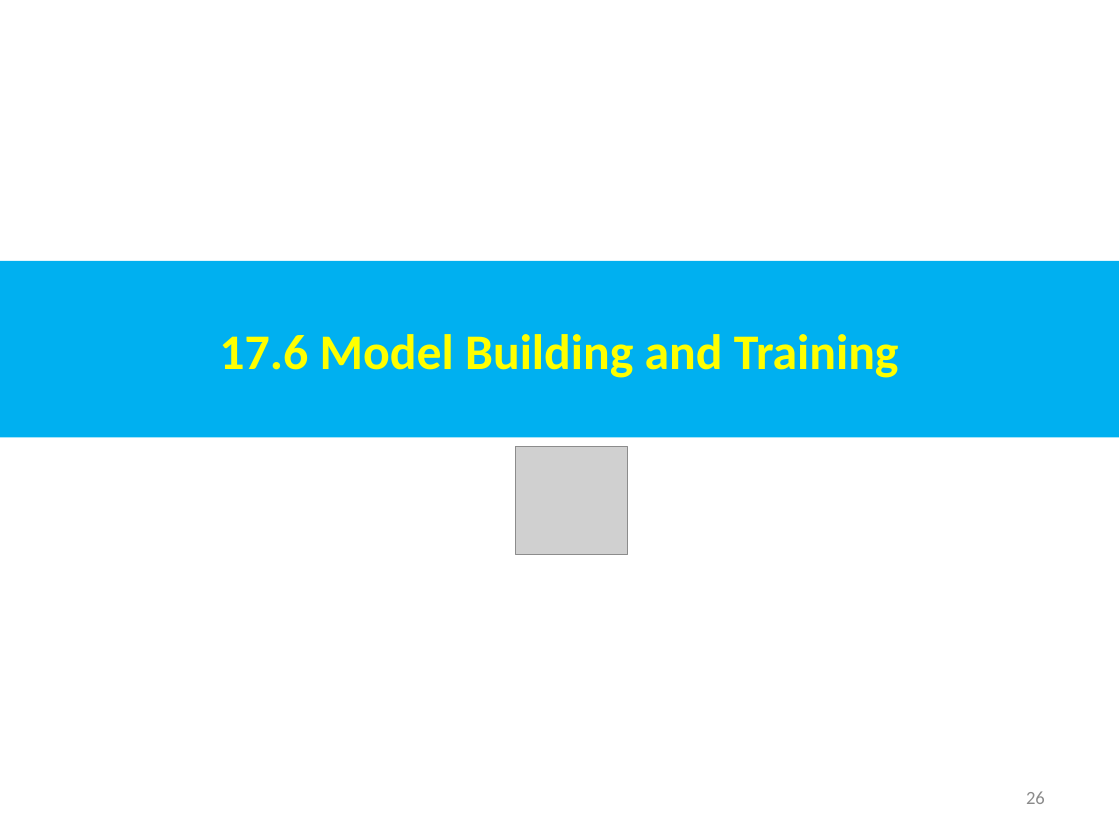
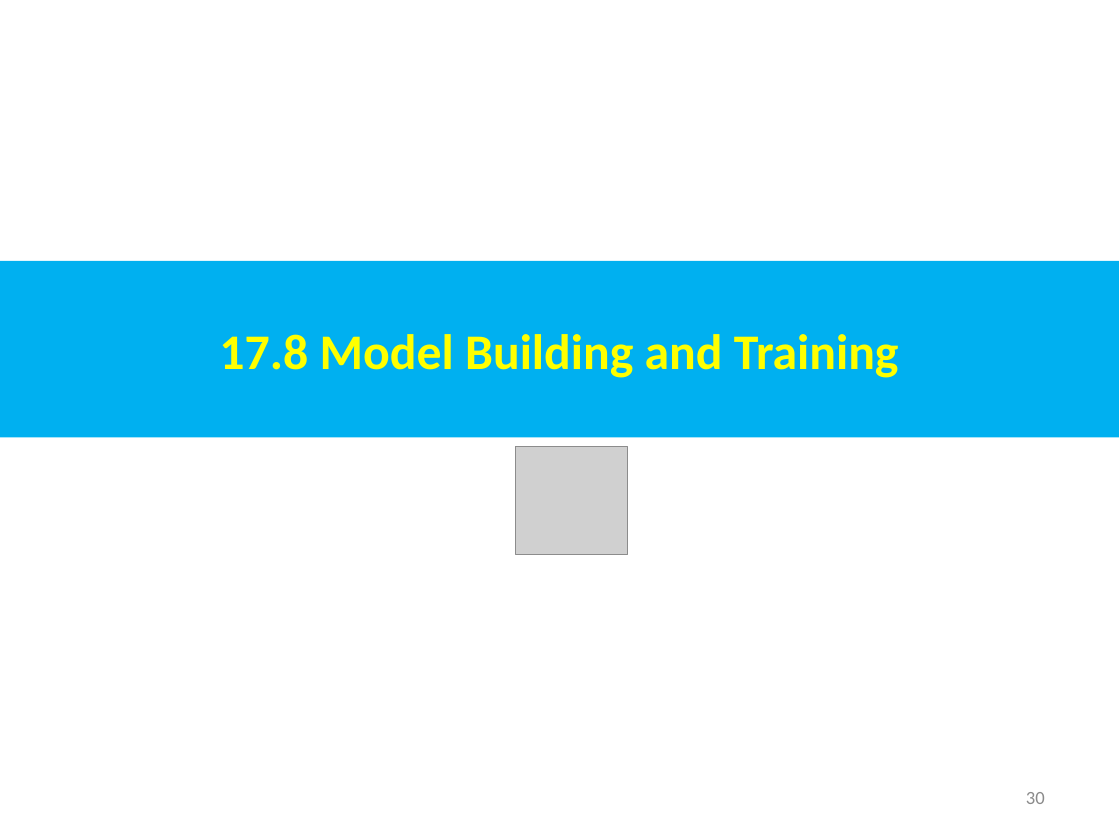
Before and after one commit to peterhchen/AIU_CS512_DL, a slide deck: slide 30 of 000_Lecture_Project/week07/01_Lecture/17_BM.ppt (slide 26 before the commit). Drawn at 1120x840 pixels with LibreOffice and Linux fonts; fonts in the diff are those of the drawing; grey boxes stand for pictures. Boxes give left, top, right and bottom in pixels: in the first picture for what was removed or moved away, otherwise in the second. Text is boxed around its words. In the diff, an @@ line names an element or a change of style, - is before the commit and + after.

```diff
--- a/000_Lecture_Project/week07/01_Lecture/17_BM.ppt
+++ b/000_Lecture_Project/week07/01_Lecture/17_BM.ppt
@@ text in rectangle at (219,334,899,378): text changed @@
-17.6 Model Building and Training
+17.8 Model Building and Training
@@ page number at (1026,792,1045,804): text changed @@
-26
+30
```
Also in this commit, not shown: 31 other slides changed, 4 slides added.
